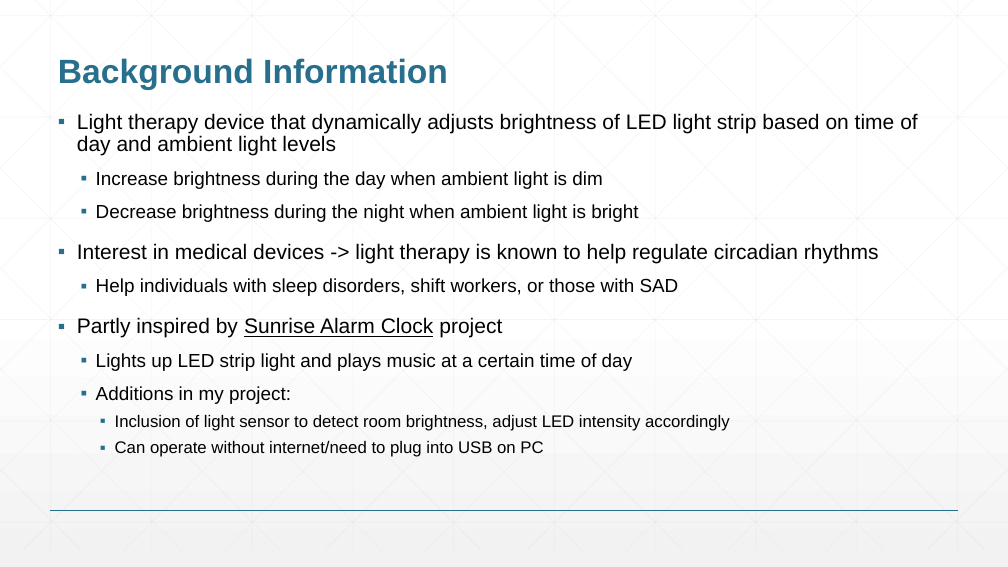
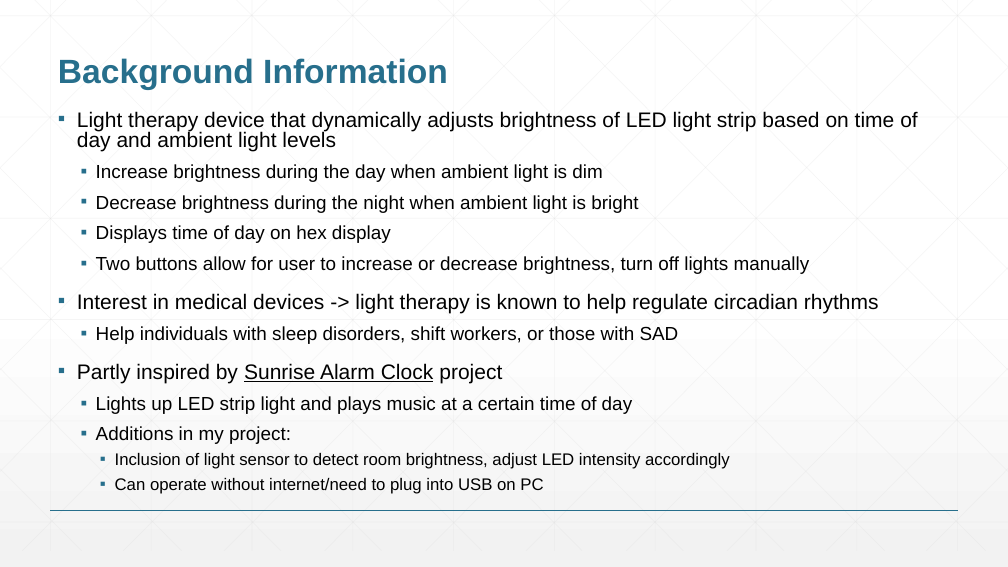
Before and after one commit to sophiloh/EDES301, a slide deck: slide 2 of project_01/docs/Loh_EDES301_project_01_proposal.pptx. Drawn at 1008x567 pixels with LibreOffice and Linux fonts; fonts in the diff are those of the drawing. Boxes give left, top, right and bottom in pixels: in the first picture for what was removed or moved away, otherwise in the second. Text is boxed around its words. In the diff, an @@ line names an element or a change of style, - is before the commit and + after.

Commit message:
Project proposal updates.

```diff
--- a/project_01/docs/Loh_EDES301_project_01_proposal.pptx
+++ b/project_01/docs/Loh_EDES301_project_01_proposal.pptx
@@ text at bbox=[77, 111, 918, 494]: line spacing 0.9 to 0.8 @@
@@ text at bbox=[96, 225, 810, 274]: paragraphs added @@
+  ▪ Displays time of day on hex display
+  ▪ Two buttons allow for user to increase or decrease brightness, turn off lights manually
```
Also in this commit, not shown: 3 other slides changed.
